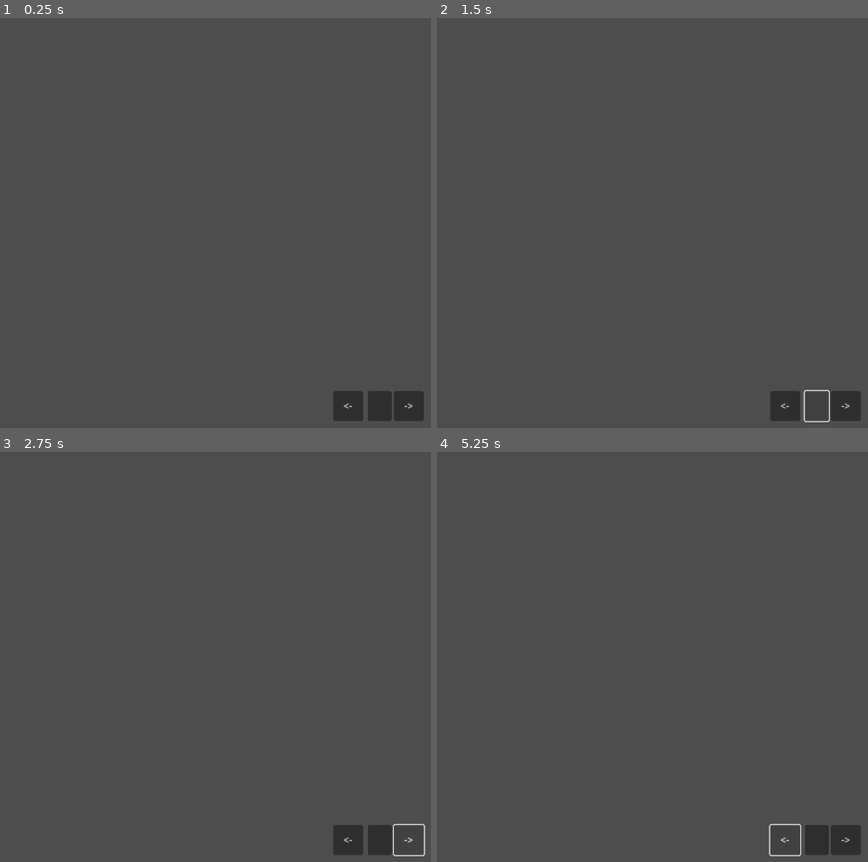
Above: before the commit, frames 1-4 (two rows, left to right).
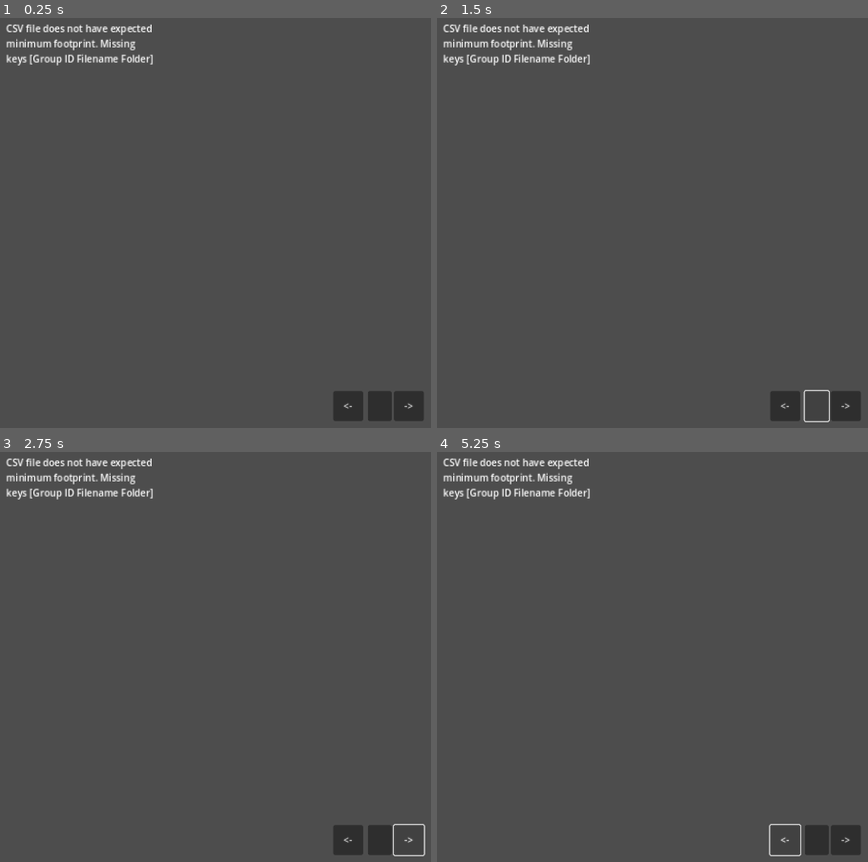
Above: after the commit, the same moments.

Repository: anthonyj-codestuff/dupeguru-csv-handler
Game: Godot game, scene res://main.tscn
Same seed, same stepped clock (60 frames per second), same inputs: the game is played once before the commit and once after it. The engine's default icon, where the game draws it, is replaced by a stand-in: a white triangle on a blue panel in a dark square.
Inputs (mouse positions are in pixels of both pictures, inside the frame that each line leads up to):
- Up to frame 1 (0.25 s): no input
- Up to frame 2 (1.5 s): click "<-" at 0.5 s; click (816, 407) at 1.25 s
- Up to frame 3 (2.75 s): click "->" at 2 s
- Up to frame 4 (5.25 s): click "<-" at 2.75 s; click (816, 841) at 3.5 s; click "->" at 4.25 s; click "<-" at 5 s

The runs differ from the first frame. In frame 1, 1.2% of the frame differs, in the area x 1-36%, y 1-12%; in frame 2, 1.2%; in frame 3, 1.2%; in frame 4, 1.2%.
Error before the commit: Invalid access to property or key '0' on a base object of type 'Nil'. (res://ImageLoader.gd:19)

Commit message:
bugfix, missing CSV and readme formatting

Diff:
--- a/project/ImageLoader.gd
+++ b/project/ImageLoader.gd
@@ -16,7 +16,7 @@
 # Called when the node enters the scene tree for the first time.
 func _ready():
 	dupeData = Utils.importCSV(Data.CSV_FILE_PATH, Data.CSV_OPTIONS)
-	var headers: Array = Array(dupeData[0])
+	var headers: Array = Array(dupeData[0]) if dupeData else []
 	# if the CSV file does not have the absolutely necessary keys,
 	# post an error message and delete the loaded CSV data
 	if not Data.CSV_FOOTPRINT_MVP.all(func(key): return headers.has(key)):
Not shown, changed: README.md
